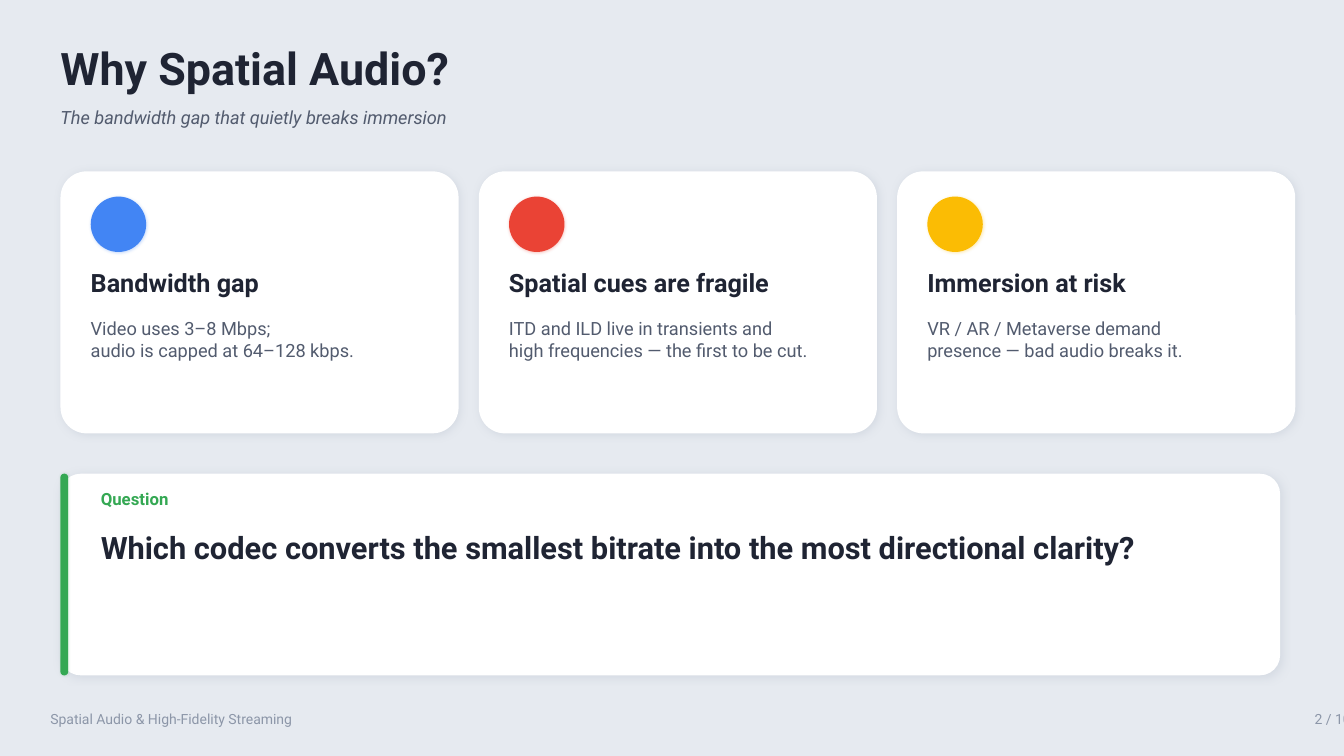
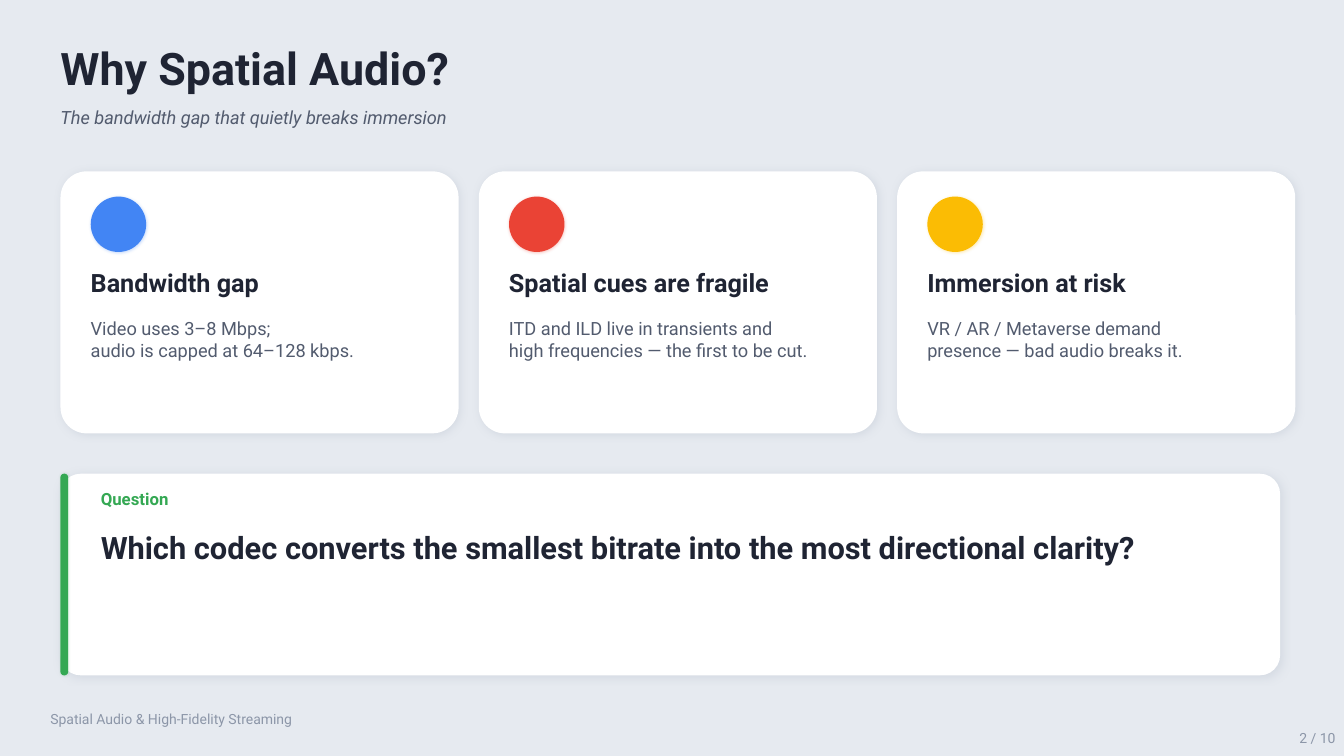
Before and after one commit to vanowarna/spatial-audio-and-high-fidelity-streaming, a slide deck: slide 2 of deliverables/Spatial_Audio_Presentation.pptx. Drawn at 1344x756 pixels with LibreOffice and Linux fonts; fonts in the diff are those of the drawing. Boxes give left, top, right and bottom in pixels: in the first picture for what was removed or moved away, otherwise in the second. Text is boxed around its words. In the diff, an @@ line names an element or a change of style, - is before the commit and + after.

```diff
--- a/deliverables/Spatial_Audio_Presentation.pptx
+++ b/deliverables/Spatial_Audio_Presentation.pptx
@@ text "2 / 10" rewrapped from (x1=1315, y1=714, x2=1344, y2=724) to (x1=1299, y1=733, x2=1336, y2=743) @@
```
Also in this commit, not shown: 9 other slides changed, 15 other files.
